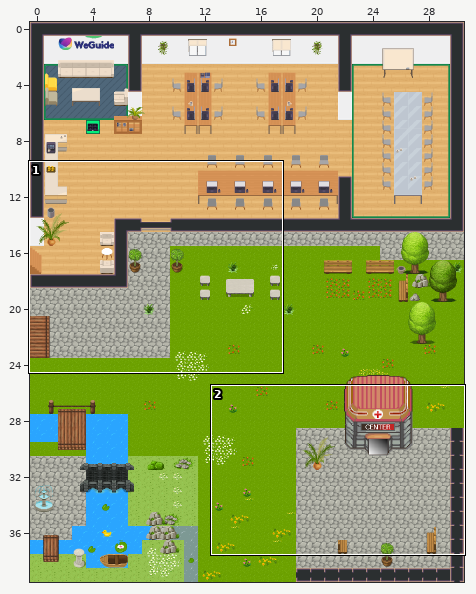
Tiled map (JSON) -- office.tmj. The first picture is a wide view before the edit; the outline marks the close-up.
Close-up. As it was:
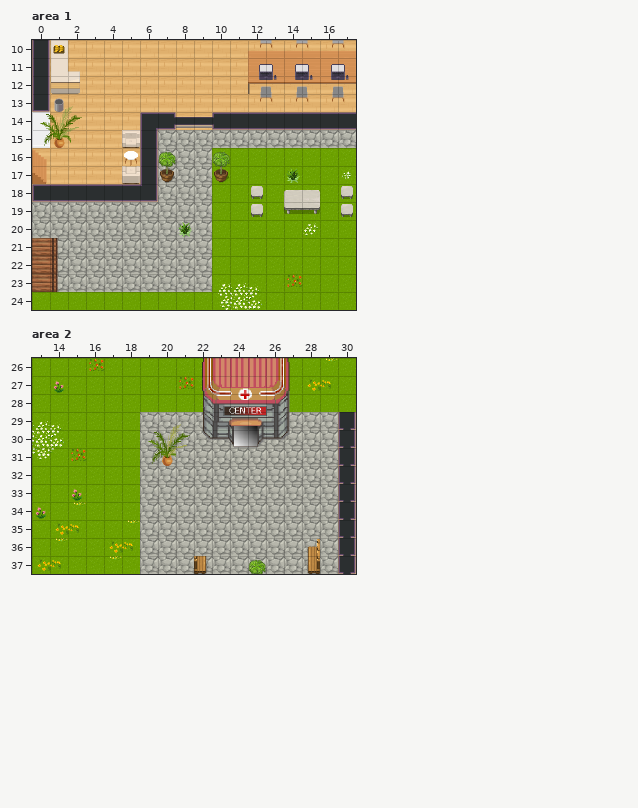
Cells are 32x32 px. Shown: area 1 x 0..17, y 10..24; area 2 x 13..30, y 26..37. The commit also changed other parts of the map, which this record leaves out.
And afterwards:
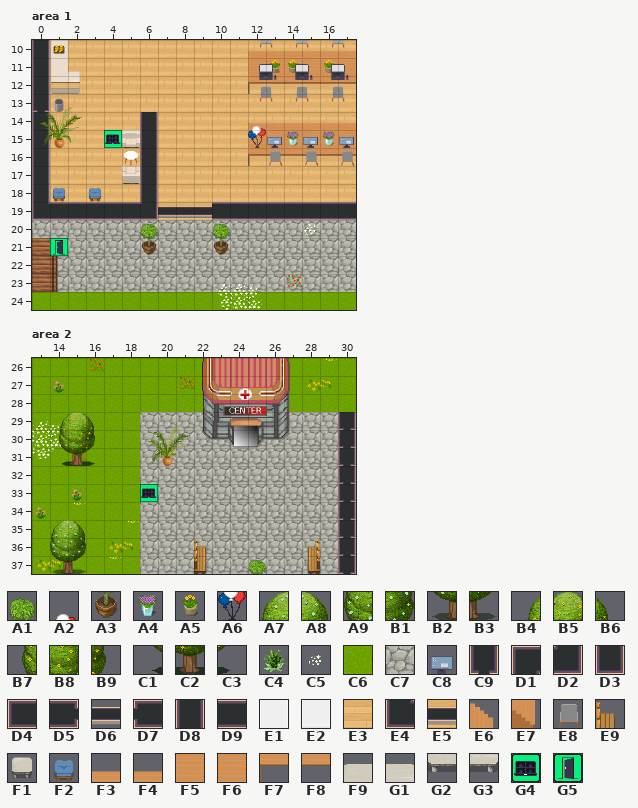
Key: from "WA_Decoration": A1 78, A2 82, A3 90, A4 92, A5 93, A6 94; from "WA_Exterior": A7 12, A8 13, A9 37, B1 38, B2 62, B3 63, B4 84, B5 85, B6 86, B7 109, B8 110, B9 111, C1 125, C2 135, C3 136, C4 506, C5 579, C6 626, C7 638; from "WA_Miscellaneous": C8 1; from "WA_Room_Builder": C9 11, D1 28, D2 54, D3 56, D4 58, D5 63, D6 64, D7 65, D8 102, D9 104, E1 280, E2 305, E3 350, E4 368, E5 372, E6 450 flipped left-right, E7 475 flipped left-right; from "WA_Seats": E8 118, E9 146, F1 150, F2 163; from "WA_Tables": F3 0, F4 3, F5 10, F6 13, F7 20, F8 23, F9 177, G1 178, G2 187, G3 188; from "WA_User_Interface": G4 21, G5 73.
__ is an empty cell.
Tiles replaced or removed in this view: A1, A3, C4, C5, C6, C7, D1, D2, D3, D4, D5, D6, D7, D9, E1, E2, E6, E7, F1, F9, G1, G2, G3.
From old to new:
Changed rows in their new state; .. is an unchanged cell.
Layer "floor/floor1", area 1:
first column x 0:
17 .. .. .. .. .. .. .. E3 E3 E3 E3 E3 E3 E3 E3 E3 E3 E3
18 D8 .. .. .. .. .. D8 E3 E3 E3 E3 E3 E3 E3 E3 E3 E3 E3
19 E4 D9 D9 D9 D9 D9 D2 .. .. .. .. .. .. .. .. .. .. ..
Layer "walls/walls1", area 1:
first column x 0:
13 C9 .. .. .. .. .. .. .. .. .. .. .. .. .. .. .. .. ..
14 D8 .. .. .. .. .. D8 __ .. .. __ __ __ __ __ __ __ __
15 D8 .. .. .. .. .. .. __ __ __ __ __ __ __ __ __ __ __
16 D8 .. .. .. .. .. .. __ __ __ __ __ __ __ __ __ __ __
17 D8 .. .. .. .. .. .. __ __ __ __ __ __ __ __ __ __ __
18 __ __ __ __ __ __ __ __ __ __ __ __ __ __ __ __ __ __
19 __ __ __ __ __ __ __ E5 E5 E5 D9 D9 D9 D9 D9 D9 D9 D9
20 .. .. .. .. .. .. .. .. .. .. C7 C7 C7 C7 C7 C7 C7 C7
21 .. .. .. .. .. .. .. .. .. .. C7 C7 C7 C7 C7 C7 C7 C7
22 .. .. .. .. .. .. .. .. .. .. C7 C7 C7 C7 C7 C7 C7 C7
23 .. .. .. .. .. .. .. .. .. .. C7 C7 C7 C7 C7 C7 C7 C7
Layer "furniture/furniture1", area 1:
first column x 1:
14 .. .. .. .. .. .. .. .. .. .. .. A2 .. .. .. .. ..
17 .. .. .. .. .. .. .. .. .. .. .. .. .. __ .. .. __
18 F2 .. F2 .. .. .. .. .. .. .. .. .. .. .. .. .. ..
20 .. .. .. .. .. A1 .. __ .. A1 .. .. .. .. .. .. ..
21 .. .. .. .. .. A3 .. .. .. A3 .. .. .. .. .. .. ..
Layer "furniture/furniture2", area 1:
first column x 0:
11 .. .. .. .. .. .. .. .. .. .. .. .. .. A5 A5 .. A5 ..
14 .. .. .. .. .. .. .. .. .. .. .. .. F3 F4 F4 F4 F4 F4
15 .. .. .. .. .. .. .. .. .. .. .. .. F5 F6 F6 F6 F6 F6
16 __ .. .. .. .. .. .. __ .. .. __ .. F7 F8 F8 F8 F8 F8
17 __ .. .. .. .. .. .. __ .. .. __ .. .. .. .. .. .. ..
18 .. .. .. .. .. .. .. .. .. .. .. .. __ .. __ __ .. __
19 .. .. .. .. .. .. .. .. .. .. .. .. __ .. __ __ .. __
Layer "furniture/furniture3", area 1:
first column x 13:
15 C8 A4 C8 A4 C8
16 E8 .. E8 .. E8
Layer "above/above1", area 1:
first column x 8:
14 __ __ .. .. A2
15 .. .. .. .. A6
Layer "above/above2", area 1:
first column x 4:
15 G4
first column x 1:
21 G5
Layer "walls/walls2", area 2:
first column x 22:
36 E9
Layer "above/above1", area 2:
first column x 14:
29 B4 B5 B6
30 B7 B8 B9
31 C1 C2 C3
first column x 14:
35 A7 A8
36 A9 B1
37 B2 B3
Layer "above/above2", area 2:
first column x 19:
33 G4
